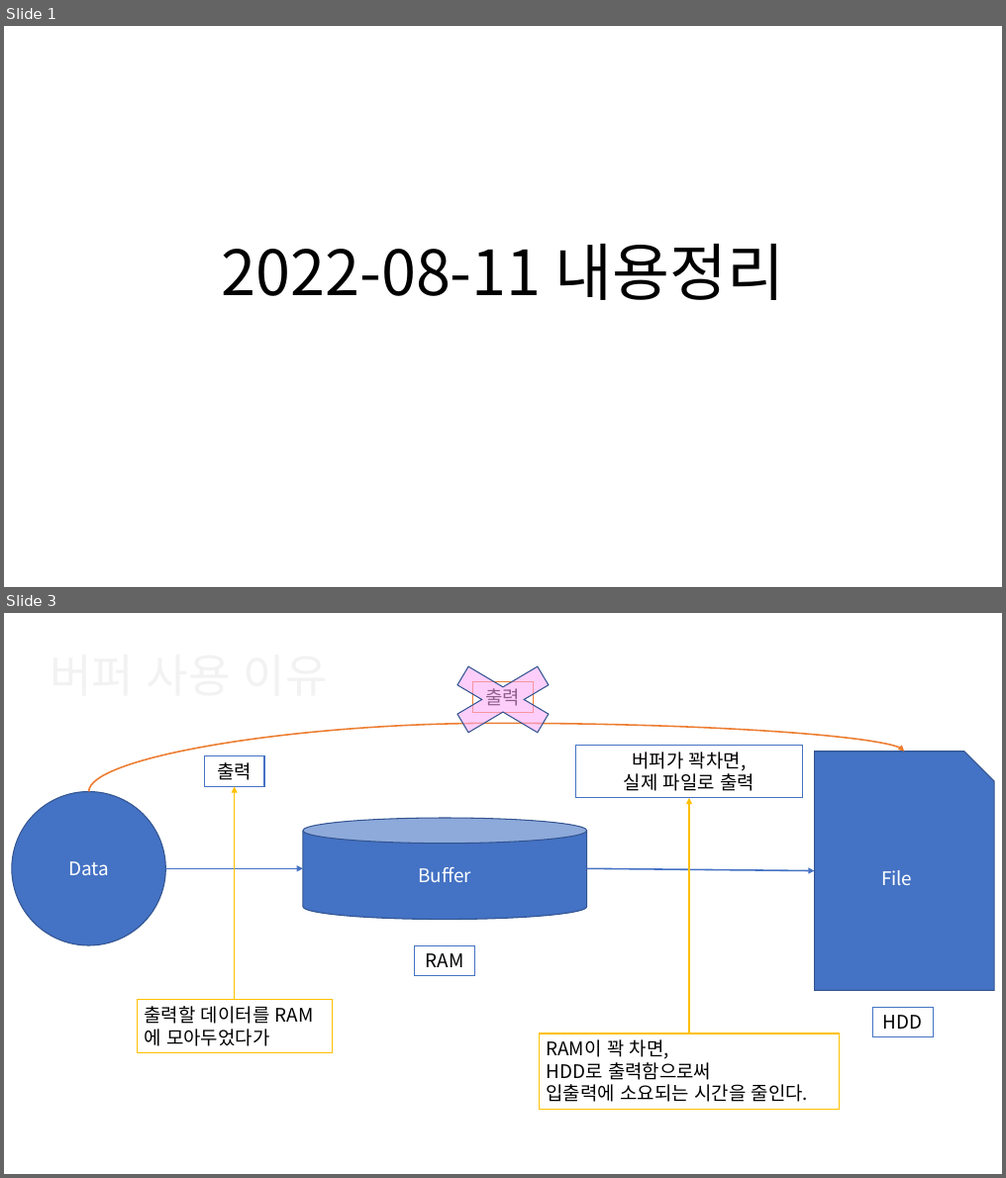
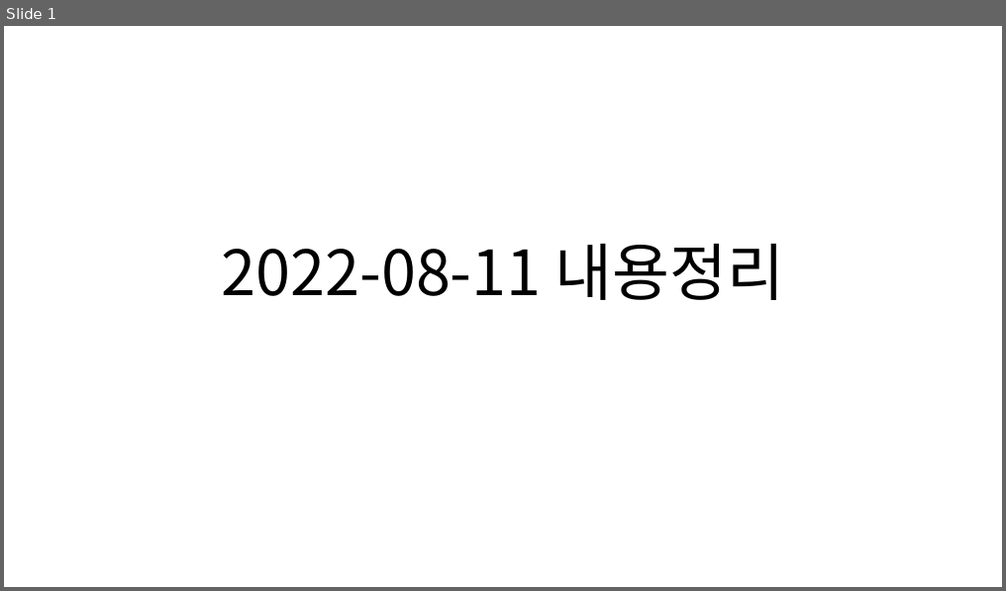
Before and after one commit to Dingadung/2022-study-workspace, a slide deck: study-note/자바/2022-08-11 내용정리.pptx. Shown one above the other, each under a label of ours: slides 1 and 3 before the commit, slide 1 after it; the slides between them are not shown. The pictures are 1006x1178 and 1006x591 pixels, drawn with LibreOffice and Linux fonts; fonts in the diff are those of the drawing. Boxes give left, top, right and bottom in pixels: in the first picture for what was removed or moved away, otherwise in the second. Text is boxed around its words. In the diff, an @@ line names an element or a change of style, - is before the commit and + after.

```diff
--- a/study-note/자바/2022-08-11 내용정리.pptx
+++ b/study-note/자바/2022-08-11 내용정리.pptx
@@ slide 3 removed at (4,613,1002,1174), background #FFFFFF @@
@@ cross removed at (426,655,580,746) @@
@@ rectangle removed at (472,682,533,712) @@
-출력
@@ curved arrow removed from (88, 792) to (905, 752) @@
@@ rectangle removed at (205,757,264,786) @@
-출력
@@ rectangle removed at (575,746,803,799) @@
-버퍼가 꽉차면,
-실제 파일로 출력
@@ snip rect removed at (815,752,994,991) @@
-File
@@ arrow removed from (235, 1000) to (235, 786) @@
@@ ellipse removed at (12,792,165,947) @@
-Data
@@ cylinder removed at (303,818,586,920) @@
-Buffer
@@ arrow removed from (689, 1034) to (689, 798) @@
@@ arrow removed from (165, 869) to (303, 869) @@
@@ arrow removed from (587, 869) to (815, 871) @@
@@ rectangle removed at (415,947,475,976) @@
-RAM
@@ rectangle removed at (137,1000,332,1054) @@
-출력할 데이터를 RAM에 모아두었다가
@@ rectangle removed at (873,1008,933,1038) @@
-HDD
@@ rectangle removed at (540,1034,841,1109) @@
-RAM이 꽉 차면,
-HDD로 출력함으로써
-입출력에 소요되는 시간을 줄인다.
```
Also in this commit, not shown: 2 slides changed, 7 slides added, 5 other slides removed, 3 other files.
